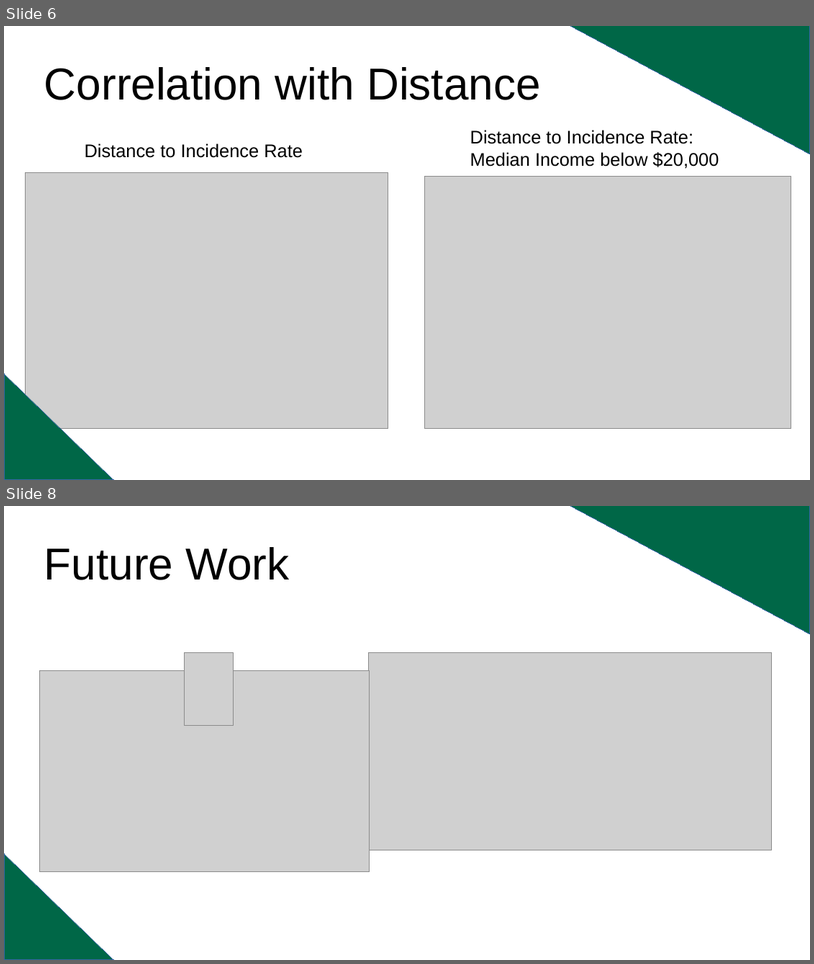
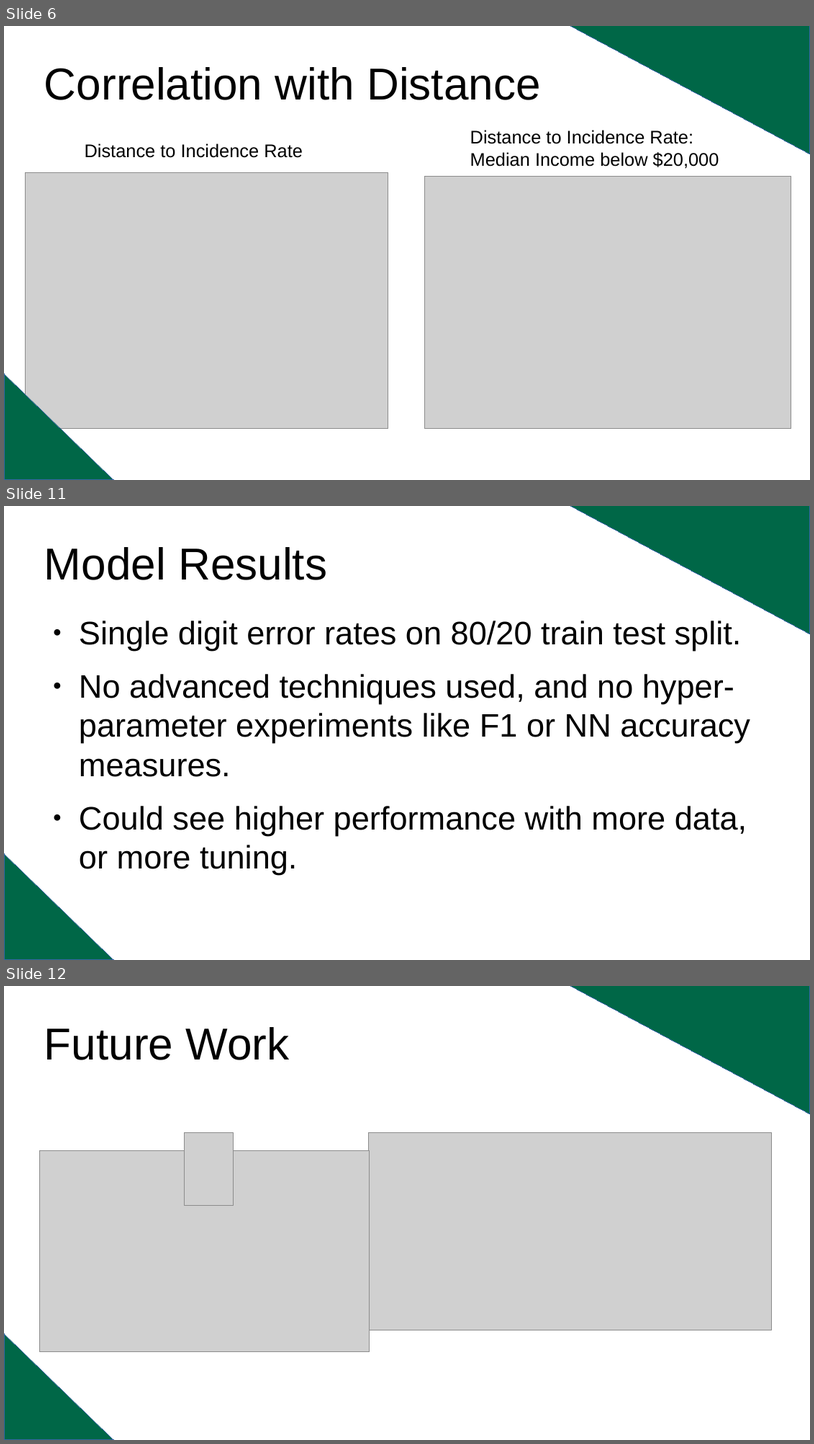
Before and after one commit to arturoAltamirano/arturoAltamirano, a slide deck: finalPresentation_arturoAltamirano.odp. Shown one above the other, each under a label of ours: slides 6 and 8 before the commit, slides 6, 11 and 12 after it; the slides between them are not shown. The pictures are 814x964 and 814x1444 pixels, drawn with LibreOffice and Linux fonts; fonts in the diff are those of the drawing; grey boxes stand for pictures. Boxes give left, top, right and bottom in pixels: in the first picture for what was removed or moved away, otherwise in the second. Text is boxed around its words. In the diff, an @@ line names an element or a change of style, - is before the commit and + after.

```diff
--- a/finalPresentation_arturoAltamirano.odp
+++ b/finalPresentation_arturoAltamirano.odp
@@ slide 11 added at box(4, 506, 810, 960), background #FFFFFF @@
@@ right triangle added at box(571, 506, 810, 634), fill #006747, outline #3465A4 0 pt @@
@@ title added at box(44, 547, 327, 580), 44 pt, text #000000 @@
+Model Results
@@ text added at box(79, 620, 751, 875), 32 pt, text #000000 @@
+● Single digit error rates on 80/20 train test split.
+● No advanced techniques used, and no hyper-parameter experiments like F1 or NN accuracy measures.
+● Could see higher performance with more data, or more tuning.
@@ right triangle added at box(4, 854, 113, 960), fill #006747, outline #3465A4 0 pt @@
@@ what was slide 8 is now slide 12 @@
```
Also in this commit, not shown: 4 other slides added, 1 slide removed, 2 other files.
